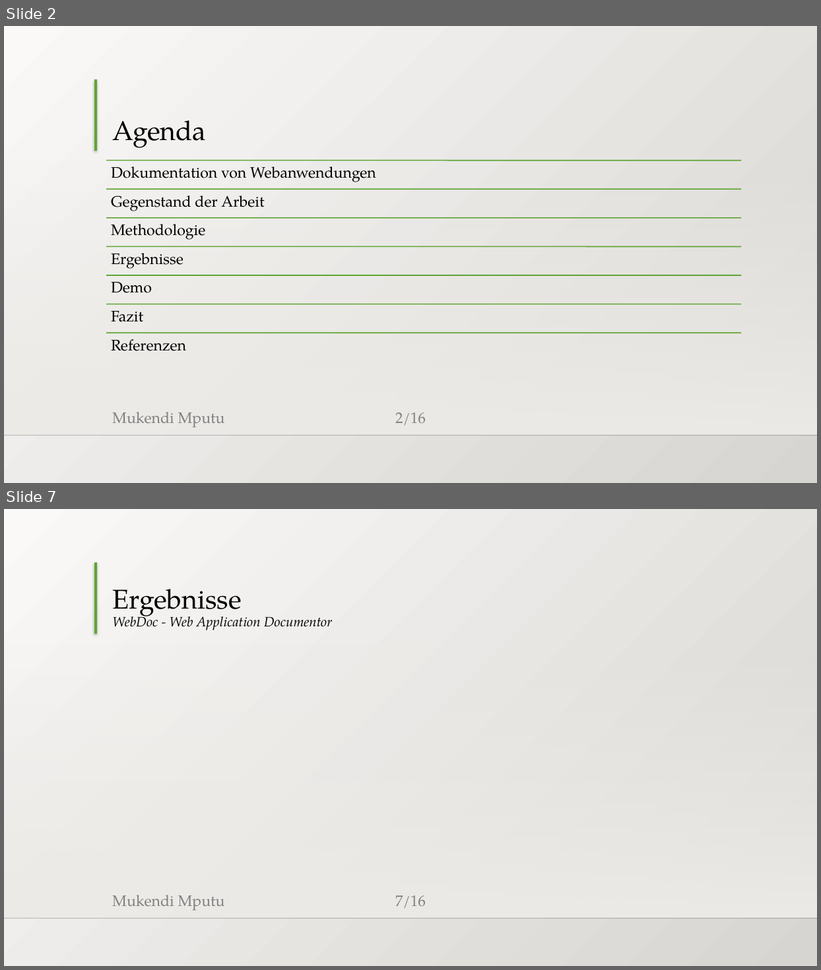
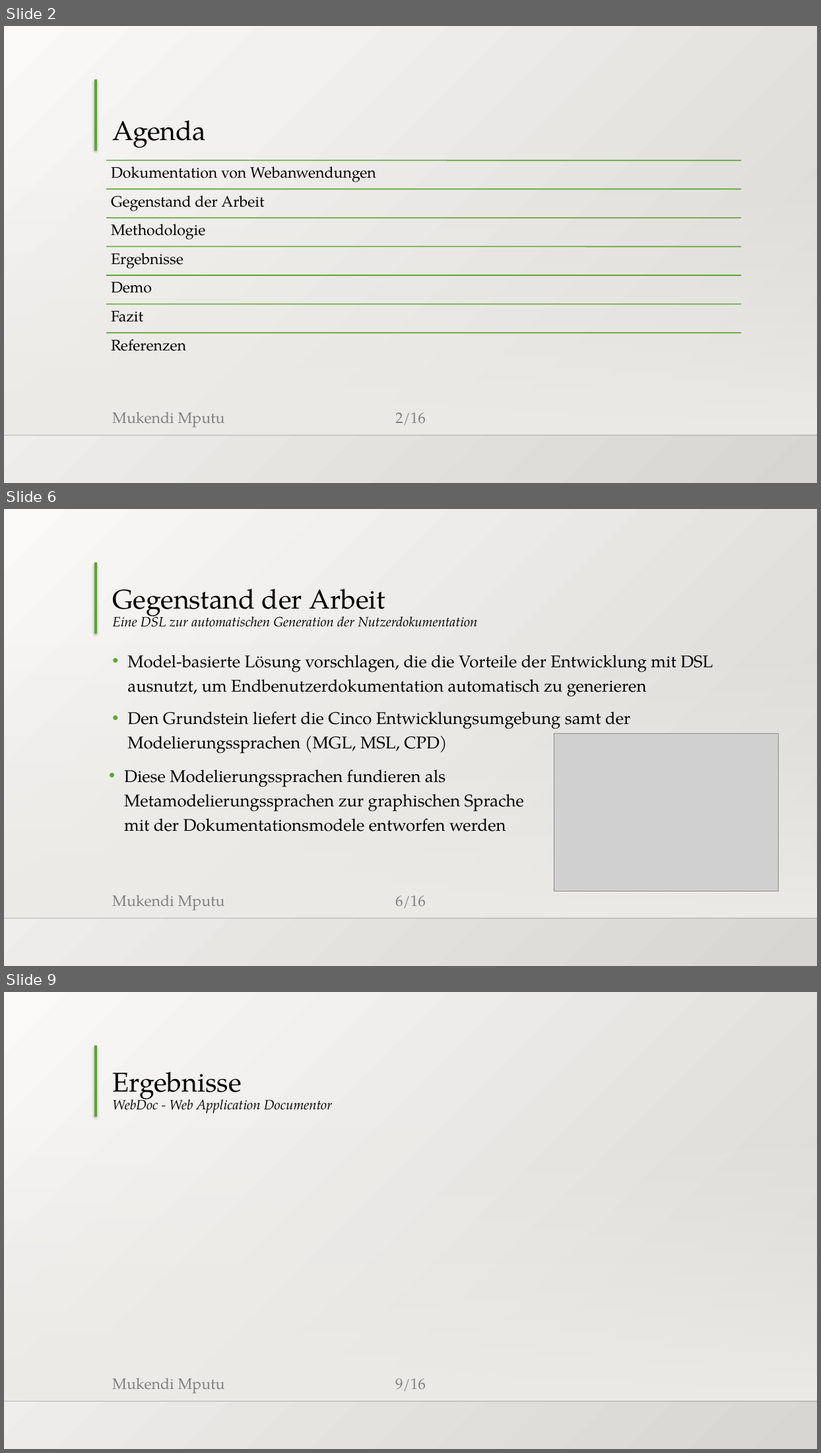
Before and after one commit to MukendiMputu/BachelorThesis, a slide deck: Abschlussvortrag.pptx. Shown one above the other, each under a label of ours: slides 2 and 7 before the commit, slides 2, 6 and 9 after it; the slides between them are not shown. The pictures are 821x970 and 821x1453 pixels, drawn with LibreOffice and Linux fonts; fonts in the diff are those of the drawing; grey boxes stand for pictures; background and template pictures are left out. Boxes give left, top, right and bottom in pixels: in the first picture for what was removed or moved away, otherwise in the second. Text is boxed around its words. In the diff, an @@ line names an element or a change of style, - is before the commit and + after.

```diff
--- a/Abschlussvortrag.pptx
+++ b/Abschlussvortrag.pptx
@@ slide 6 added at box(4, 509, 817, 966), background gradient #FAFAF9 to #D7D5D2; not listed: 5 template elements that a slide beside it also shows @@
@@ title added at box(112, 589, 477, 627), 16 pt, text #000000, italic @@
+Gegenstand der Arbeit
+Eine DSL zur automatischen Generation der Nutzerdokumentation
@@ text added at box(127, 655, 713, 754), 20 pt, text #000000 @@
+• Model-basierte Lösung vorschlagen, die die Vorteile der Entwicklung mit DSL ausnutzt, um Endbenutzerdokumentation automatisch zu generieren
+• Den Grundstein liefert die Cinco Entwicklungsumgebung samt der Modelierungssprachen (MGL, MSL, CPD)
@@ picture added at box(554, 733, 779, 891) @@
@@ text added at box(124, 770, 524, 832), 20 pt, text #000000 @@
+• Diese Modelierungssprachen fundieren als Metamodelierungssprachen zur graphischen Sprache mit der Dokumentationsmodele entworfen werden
@@ what was slide 7 is now slide 9 @@
@@ page number at box(395, 1379, 426, 1391): text changed @@
-7/16
+9/16
```
Also in this commit, not shown: 3 slides changed, 3 other slides added, 2 slides removed.
